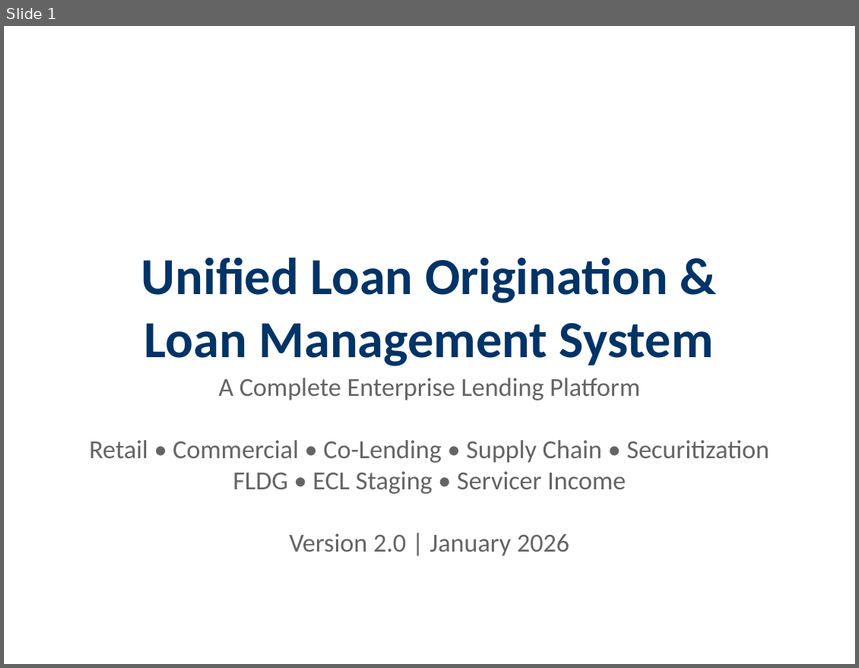
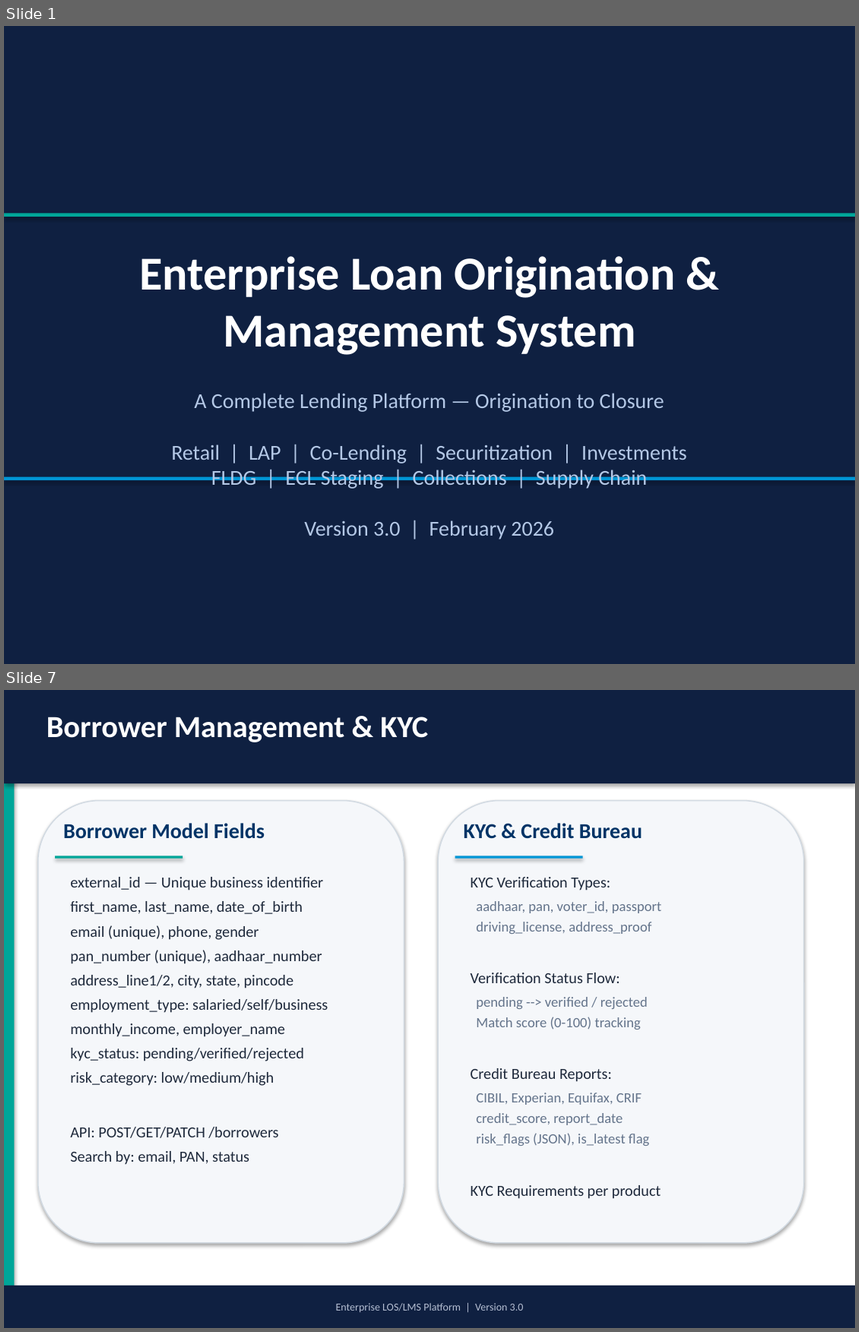
Before and after one commit to harshitrathi14/LOS-LMS, a slide deck: docs/LOS_LMS_System_Presentation.pptx. Shown one above the other, each under a label of ours: slide 1 before the commit, slides 1 and 7 after it; the slides between them are not shown. The pictures are 859x668 and 859x1332 pixels, drawn with LibreOffice and Linux fonts; fonts in the diff are those of the drawing. Boxes give left, top, right and bottom in pixels: in the first picture for what was removed or moved away, otherwise in the second. Text is boxed around its words. In the diff, an @@ line names an element or a change of style, - is before the commit and + after.

```diff
--- a/docs/LOS_LMS_System_Presentation.pptx
+++ b/docs/LOS_LMS_System_Presentation.pptx
@@ slide 7 added at <box>4,690,855,1328</box>, background #FFFFFF @@
@@ rectangle added at <box>4,690,14,1328</box>, fill #00A699 @@
@@ rectangle added at <box>4,690,855,783</box>, fill #0F2041 @@
@@ text added at <box>47,717,428,742</box>, 26 pt, text #FFFFFF, bold @@
+Borrower Management & KYC
@@ rounded rectangle added at <box>38,801,404,1243</box>, fill #F5F7FA, outline #D2DAE2 1 pt @@
@@ rounded rectangle added at <box>438,801,804,1243</box>, fill #F5F7FA, outline #D2DAE2 1 pt @@
@@ text added at <box>63,823,265,839</box>, 18 pt, text #003366, bold @@
+Borrower Model Fields
@@ text added at <box>464,823,642,839</box>, 18 pt, text #003366, bold @@
+KYC & Credit Bureau
@@ rectangle added at <box>55,856,183,859</box>, fill #00A699 @@
@@ rectangle added at <box>455,856,583,859</box>, fill #0096D6 @@
@@ text added at <box>70,877,328,1165</box>, 13 pt, text #1E293B @@
+external_id — Unique business identifier
+first_name, last_name, date_of_birth
+email (unique), phone, gender
+pan_number (unique), aadhaar_number
+address_line1/2, city, state, pincode
+employment_type: salaried/self/business
+monthly_income, employer_name
+kyc_status: pending/verified/rejected
+risk_category: low/medium/high
+API: POST/GET/PATCH /borrowers
+Search by: email, PAN, status
@@ text added at <box>471,877,662,1199</box>, 12 pt, text #64748B @@
+KYC Verification Types:
+aadhaar, pan, voter_id, passport
+driving_license, address_proof
+Verification Status Flow:
+pending --> verified / rejected
+Match score (0-100) tracking
+Credit Bureau Reports:
+CIBIL, Experian, Equifax, CRIF
+credit_score, report_date
+risk_flags (JSON), is_latest flag
+KYC Requirements per product
@@ rectangle added at <box>4,1286,855,1328</box>, fill #0F2041, 9 pt, text #B4BED2 @@
+Enterprise LOS/LMS Platform | Version 3.0
@@ slide 1 changed as well @@
@@ background #FFFFFF to #0F2041 @@
@@ rectangle added at <box>4,213,855,217</box>, fill #00A699 @@
@@ text at <box>139,256,676,355</box>: text changed; size 44 to 40 pt; text colour #003366 to #FFFFFF @@
-Unified Loan Origination &
-Loan Management System
+Enterprise Loan Origination &
+Management System
@@ text at <box>171,393,687,540</box>: text changed; size 22 to 18 pt; text colour #646464 to #B4C8E6 @@
-A Complete Enterprise Lending Platform
-Retail • Commercial • Co-Lending • Supply Chain • Securitization
-FLDG • ECL Staging • Servicer Income
-Version 2.0 | January 2026
+A Complete Lending Platform — Origination to Closure
+Retail | LAP | Co-Lending | Securitization | Investments
+FLDG | ECL Staging | Collections | Supply Chain
+Version 3.0 | February 2026
@@ rectangle added at <box>4,477,855,480</box>, fill #0096D6 @@
```
Also in this commit, not shown: 2 other slides changed, 48 other slides added, 23 slides removed, 32 other files.
